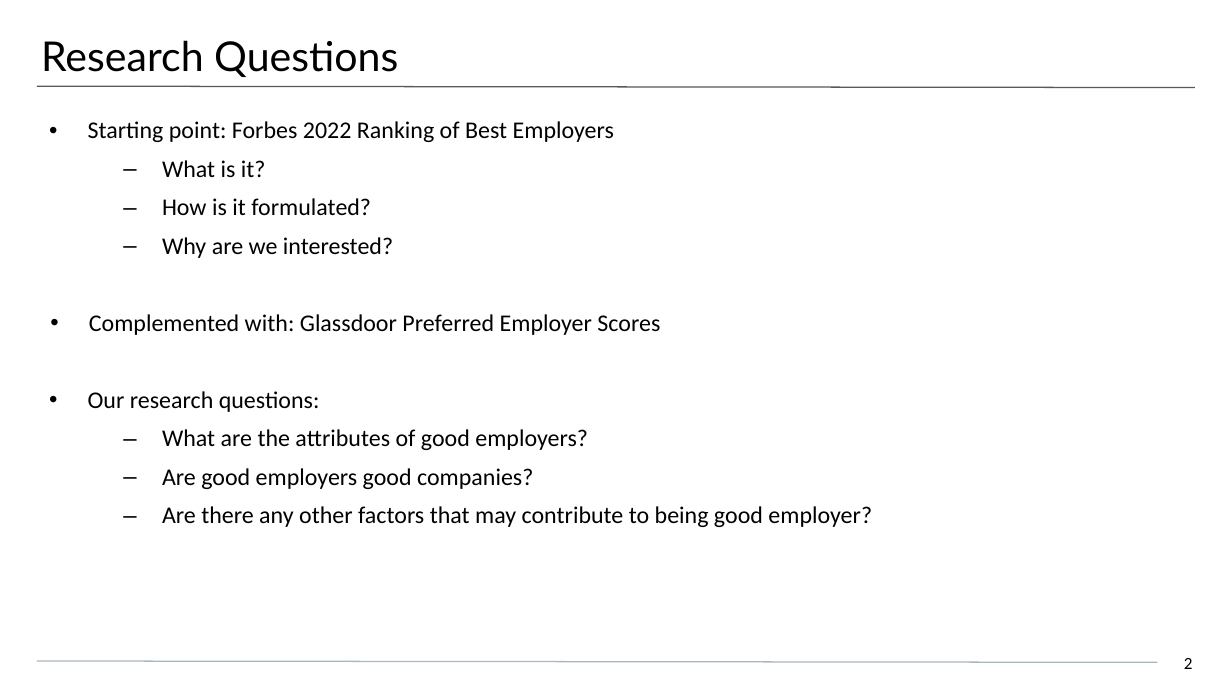
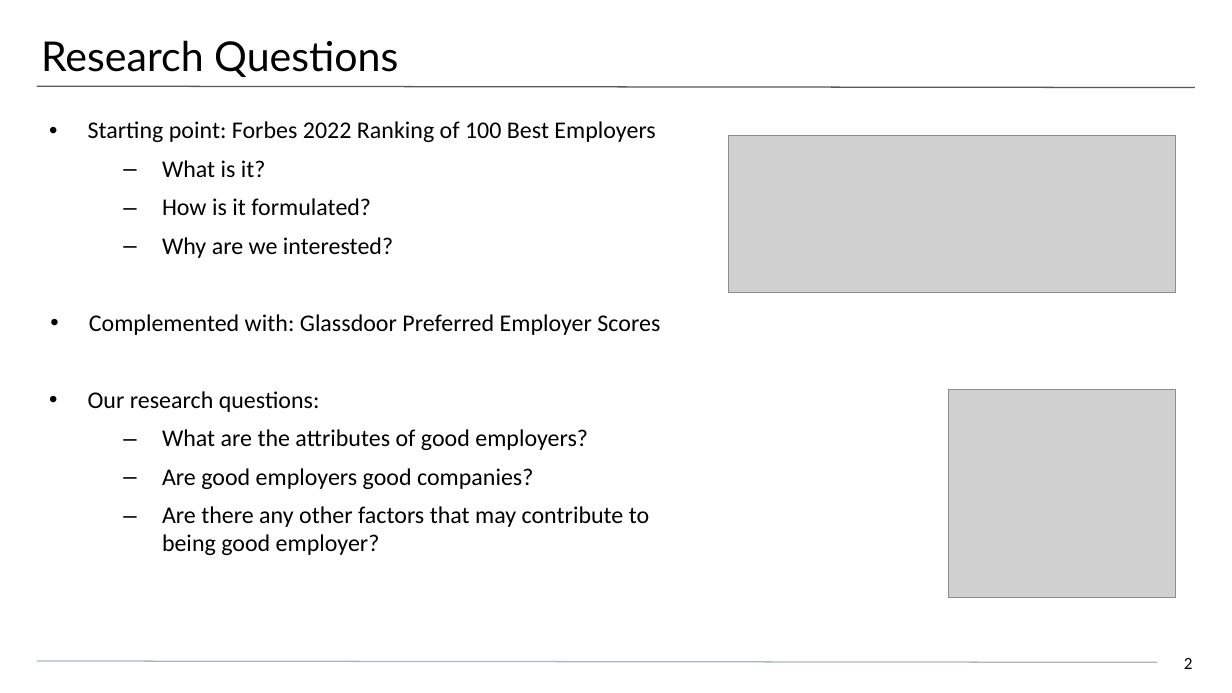
Before and after one commit to timonx11/Project-1-Demonstrasion-Group6, a slide deck: slide 2 of Presentation3.pptx. Drawn at 1232x693 pixels with LibreOffice and Linux fonts; fonts in the diff are those of the drawing; grey boxes stand for pictures. Boxes give left, top, right and bottom in pixels: in the first picture for what was removed or moved away, otherwise in the second. Text is boxed around its words. In the diff, an @@ line names an element or a change of style, - is before the commit and + after.

```diff
--- a/Presentation3.pptx
+++ b/Presentation3.pptx
@@ text at (88,121,655,142): text changed @@
-• Starting point: Forbes 2022 Ranking of Best Employers
+• Starting point: Forbes 2022 Ranking of 100 Best Employers
@@ picture added at (729,136,1175,293) @@
@@ picture added at (949,389,1175,598) @@
```
Also in this commit, not shown: 1 other slide changed, 1 slide added, 1 other file.
